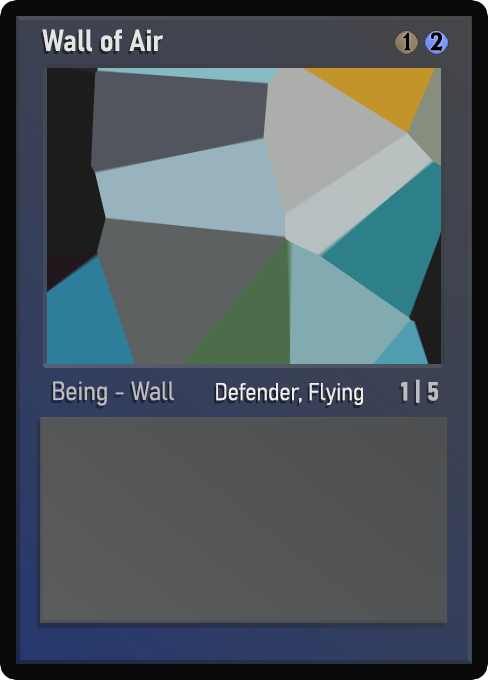
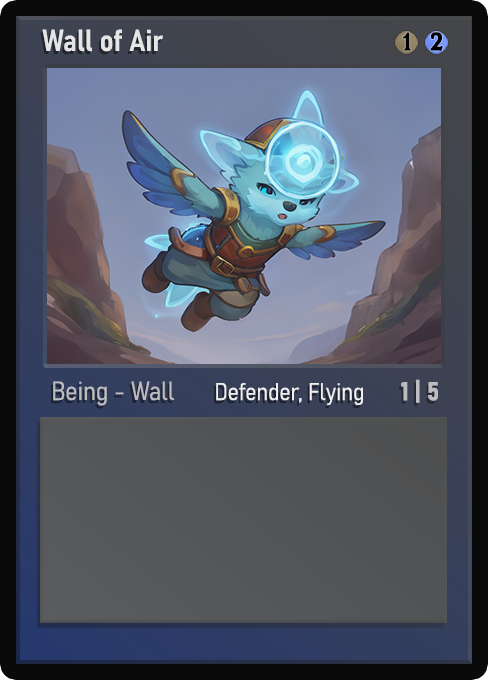
Comparing the layer stacks of the two 488 x 680 images. Changes:
painted on "Name" over [64, 29, 118, 52]
painted on "AtkDef" over [428, 385, 438, 401]
painted on "Class" over [53, 381, 160, 405]
painted on "Ability" over [224, 383, 363, 406]
painted on "Artwork" over [47, 68, 441, 364]
